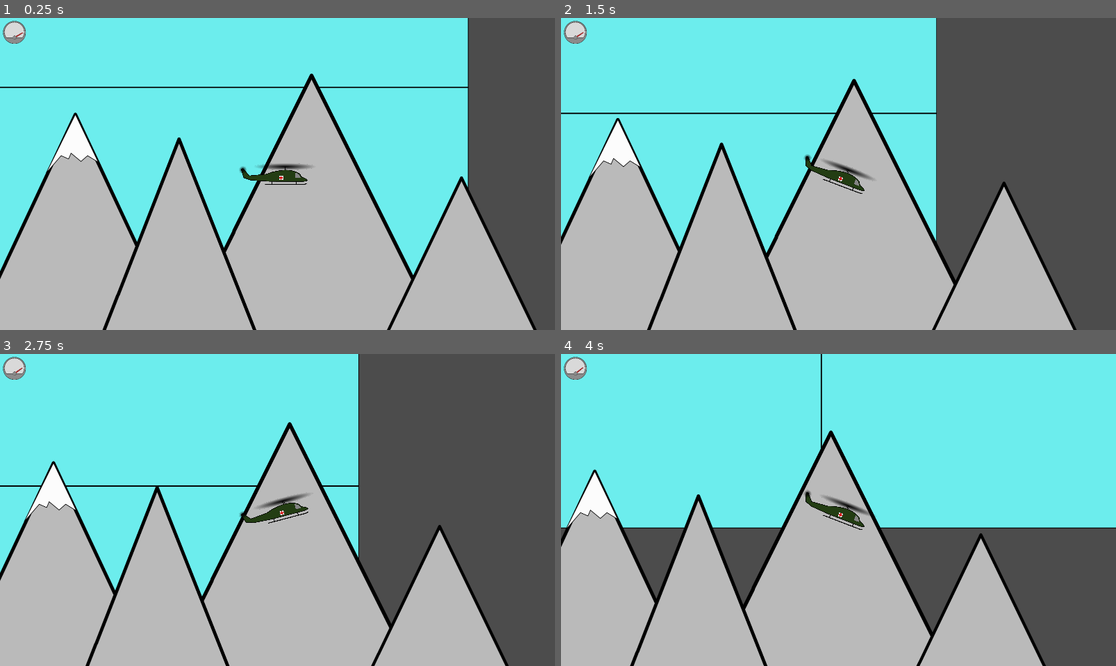
Above: before the commit, frames 1-4 (two rows, left to right).
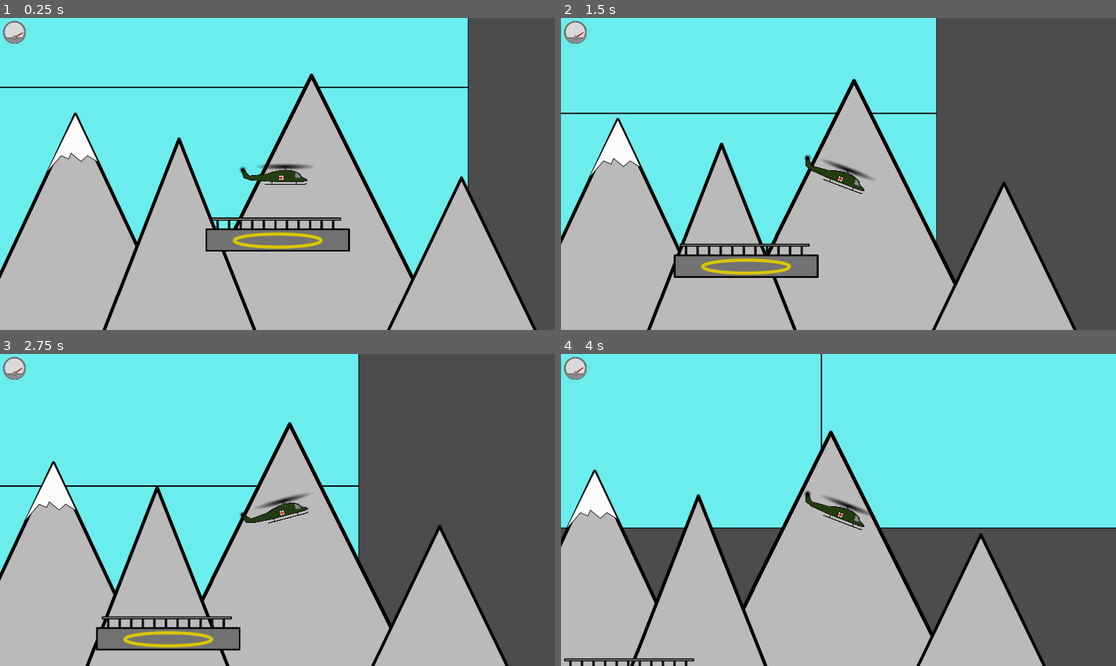
Above: after the commit, the same moments.

Repository: Inglo-Games/EvacHavoc2
Game: Godot game, scene res://scenes/level_template.tscn
Two runs of this game, one before a commit and one after it. Both use one fixed random seed, a clock stepped at 60 frames per second and the inputs below. This scene is started directly instead of the project's main scene.
Inputs (mouse positions are in pixels of both pictures, inside the frame that each line leads up to):
- Up to frame 1 (0.25 s): no input
- Up to frame 2 (1.5 s): tap Enter at 0.5 s; move the mouse to (960, 158) at 0.52 s; hold Right (move_right) from 0.53 s (still down); click (960, 158) at 0.67 s; tap Up (move_up) at 0.77 s; move the mouse to (727, 189) at 1.27 s
- Up to frame 3 (2.75 s): tap Up (move_up) at 1.52 s; move the mouse to (333, 441) at 2.02 s; release Right (move_right) at 2.03 s; hold Left (move_left) from 2.03 s (still down)
- Up to frame 4 (4 s): move the mouse to (810, 572) at 2.77 s; release Left (move_left) at 2.78 s; hold Right (move_right) from 2.78 s (still down); click (810, 572) at 2.92 s; tap Up (move_up) at 3.02, 3.77 s; move the mouse to (1005, 556) at 3.52 s

The runs differ from the first frame. In frame 1, 2.2% of the frame differs, in the area x 37-64%, y 63-75%; in frame 2, 2.4%, in the area x 20-47%, y 72-84%; in frame 3, 2.3%; in frame 4, 0.3%.

Commit message:
Adding helipad sprite and func

Diff:
--- /dev/null
+++ b/game/assets/sprites/helipad.svg
@@ -0,0 +1,181 @@
+<?xml version="1.0" encoding="UTF-8" standalone="no"?>
+<!-- Created with Inkscape (http://www.inkscape.org/) -->
+
+<svg
+   xmlns:dc="http://purl.org/dc/elements/1.1/"
+   xmlns:cc="http://creativecommons.org/ns#"
+   xmlns:rdf="http://www.w3.org/1999/02/22-rdf-syntax-ns#"
+   xmlns:svg="http://www.w3.org/2000/svg"
+   xmlns="http://www.w3.org/2000/svg"
+   xmlns:sodipodi="http://sodipodi.sourceforge.net/DTD/sodipodi-0.dtd"
+   xmlns:inkscape="http://www.inkscape.org/namespaces/inkscape"
+   width="500.0369"
+   height="118.447"
+   viewBox="0 0 132.3014 31.33909"
+   version="1.1"
+   id="svg8"
+   inkscape:version="0.92.4 5da689c313, 2019-01-14"
+   sodipodi:docname="helipad.svg">
+  <defs
+     id="defs2" />
+  <sodipodi:namedview
+     id="base"
+     pagecolor="#ffffff"
+     bordercolor="#666666"
+     borderopacity="1.0"
+     inkscape:pageopacity="0.0"
+     inkscape:pageshadow="2"
+     inkscape:zoom="1.4"
+     inkscape:cx="157.4062"
+     inkscape:cy="156.9192"
+     inkscape:document-units="mm"
+     inkscape:current-layer="layer2"
+     showgrid="false"
+     units="px"
+     width="500px"
+     inkscape:window-width="1680"
+     inkscape:window-height="983"
+     inkscape:window-x="0"
+     inkscape:window-y="0"
+     inkscape:window-maximized="1" />
+  <metadata
+     id="metadata5">
+    <rdf:RDF>
+      <cc:Work
+         rdf:about="">
+        <dc:format>image/svg+xml</dc:format>
+        <dc:type
+           rdf:resource="http://purl.org/dc/dcmitype/StillImage" />
+        <dc:title />
+      </cc:Work>
+    </rdf:RDF>
+  </metadata>
+  <g
+     inkscape:groupmode="layer"
+     id="layer2"
+     inkscape:label="railing"
+     transform="translate(0.0048646,-48.04077)">
+    <rect
+       style="opacity:1;fill:#c6c6c6;fill-opacity:1;fill-rule:nonzero;stroke:#060500;stroke-width:1.0583333;stroke-linecap:round;stroke-linejoin:round;stroke-miterlimit:4;stroke-dasharray:none;stroke-dashoffset:8.8157482;stroke-opacity:0.9793388;paint-order:stroke fill markers"
+       id="rect826"
+       width="1.133928"
+       height="10.77232"
+       x="10.58333"
+       y="50.08185" />
+    <rect
+       style="opacity:1;fill:#c6c6c6;fill-opacity:1;fill-rule:nonzero;stroke:#060500;stroke-width:1.0583335;stroke-linecap:round;stroke-linejoin:round;stroke-miterlimit:4;stroke-dasharray:none;stroke-dashoffset:8.8157482;stroke-opacity:0.9793388;paint-order:stroke fill markers"
+       id="rect826-3"
+       width="1.133928"
+       height="10.77232"
+       x="21.16667"
+       y="50.08185" />
+    <rect
+       style="opacity:1;fill:#c6c6c6;fill-opacity:1;fill-rule:nonzero;stroke:#060500;stroke-width:1.0583335;stroke-linecap:round;stroke-linejoin:round;stroke-miterlimit:4;stroke-dasharray:none;stroke-dashoffset:8.8157482;stroke-opacity:0.9793388;paint-order:stroke fill markers"
+       id="rect826-6"
+       width="1.133928"
+       height="10.77232"
+       x="31.75"
+       y="50.08185" />
+    <rect
+       style="opacity:1;fill:#c6c6c6;fill-opacity:1;fill-rule:nonzero;stroke:#060500;stroke-width:1.0583335;stroke-linecap:round;stroke-linejoin:round;stroke-miterlimit:4;stroke-dasharray:none;stroke-dashoffset:8.8157482;stroke-opacity:0.9793388;paint-order:stroke fill markers"
+       id="rect826-7"
+       width="1.133928"
+       height="10.77232"
+       x="42.33333"
+       y="50.08185" />
+    <rect
+       style="opacity:1;fill:#c6c6c6;fill-opacity:1;fill-rule:nonzero;stroke:#060500;stroke-width:1.0583335;stroke-linecap:round;stroke-linejoin:round;stroke-miterlimit:4;stroke-dasharray:none;stroke-dashoffset:8.8157482;stroke-opacity:0.9793388;paint-order:stroke fill markers"
+       id="rect826-5"
+       width="1.133928"
+       height="10.77232"
+       x="63.5"
+       y="50.08185" />
+    <rect
+       style="opacity:1;fill:#c6c6c6;fill-opacity:1;fill-rule:nonzero;stroke:#060500;stroke-width:1.0583335;stroke-linecap:round;stroke-linejoin:round;stroke-miterlimit:4;stroke-dasharray:none;stroke-dashoffset:8.8157482;stroke-opacity:0.9793388;paint-order:stroke fill markers"
+       id="rect826-35"
+       width="1.133928"
+       height="10.77232"
+       x="52.91667"
+       y="50.08185" />
+    <rect
+       style="opacity:1;fill:#c6c6c6;fill-opacity:1;fill-rule:nonzero;stroke:#060500;stroke-width:1.0583335;stroke-linecap:round;stroke-linejoin:round;stroke-miterlimit:4;stroke-dasharray:none;stroke-dashoffset:8.8157482;stroke-opacity:0.9793388;paint-order:stroke fill markers"
+       id="rect826-62"
+       width="1.133928"
+       height="10.77232"
+       x="74.08334"
+       y="50.08185" />
+    <rect
+       style="opacity:1;fill:#c6c6c6;fill-opacity:1;fill-rule:nonzero;stroke:#060500;stroke-width:1.0583335;stroke-linecap:round;stroke-linejoin:round;stroke-miterlimit:4;stroke-dasharray:none;stroke-dashoffset:8.8157482;stroke-opacity:0.9793388;paint-order:stroke fill markers"
+       id="rect826-9"
+       width="1.133928"
+       height="10.77232"
+       x="84.66666"
+       y="50.08185" />
+    <rect
+       style="opacity:1;fill:#c6c6c6;fill-opacity:1;fill-rule:nonzero;stroke:#060500;stroke-width:1.0583335;stroke-linecap:round;stroke-linejoin:round;stroke-miterlimit:4;stroke-dasharray:none;stroke-dashoffset:8.8157482;stroke-opacity:0.9793388;paint-order:stroke fill markers"
+       id="rect826-1"
+       width="1.133928"
+       height="10.77232"
+       x="95.25"
+       y="50.08185" />
+    <rect
+       style="opacity:1;fill:#c6c6c6;fill-opacity:1;fill-rule:nonzero;stroke:#060500;stroke-width:1.0583335;stroke-linecap:round;stroke-linejoin:round;stroke-miterlimit:4;stroke-dasharray:none;stroke-dashoffset:8.8157482;stroke-opacity:0.9793388;paint-order:stroke fill markers"
+       id="rect826-2"
+       width="1.133928"
+       height="10.77232"
+       x="105.8333"
+       y="50.08185" />
+    <rect
+       style="opacity:1;fill:#c6c6c6;fill-opacity:1;fill-rule:nonzero;stroke:#060500;stroke-width:1.0583335;stroke-linecap:round;stroke-linejoin:round;stroke-miterlimit:4;stroke-dasharray:none;stroke-dashoffset:8.8157482;stroke-opacity:0.9793388;paint-order:stroke fill markers"
+       id="rect826-70"
+       width="1.133928"
+       height="10.77232"
+       x="116.4167"
+       y="50.08185" />
+    <rect
+       style="opacity:1;fill:#c6c6c6;fill-opacity:1;fill-rule:nonzero;stroke:#060500;stroke-width:1.0583332;stroke-linecap:round;stroke-linejoin:round;stroke-miterlimit:4;stroke-dasharray:none;stroke-dashoffset:8.8157482;stroke-opacity:0.9793388;paint-order:stroke fill markers"
+       id="rect896"
+       width="117.9286"
+       height="1.700893"
+       x="5.858631"
+       y="48.56994" />
+  </g>
+  <g
+     inkscape:label="concrete"
+     inkscape:groupmode="layer"
+     id="layer1"
+     transform="translate(0.0048646,-265.6659)">
+    <rect
+       style="opacity:1;fill:#737373;fill-opacity:1;fill-rule:nonzero;stroke:#000000;stroke-width:1.5972291;stroke-linecap:round;stroke-linejoin:round;stroke-miterlimit:4;stroke-dasharray:none;stroke-dashoffset:8.8157482;stroke-opacity:1;paint-order:stroke fill markers"
+       id="rect815"
+       width="130.7042"
+       height="19.84375"
+       x="0.79375"
+       y="276.3626" />
+  </g>
+  <g
+     inkscape:groupmode="layer"
+     id="layer3"
+     inkscape:label="labels"
+     transform="translate(0.0048646,-48.04077)">
+    <ellipse
+       style="opacity:1;fill:#737373;fill-opacity:1;fill-rule:nonzero;stroke:#d9c700;stroke-width:2.9104166;stroke-linecap:round;stroke-linejoin:round;stroke-miterlimit:4;stroke-dasharray:none;stroke-dashoffset:8.8157482;stroke-opacity:1;paint-order:stroke fill markers"
+       id="path819"
+       cx="66.14584"
+       cy="69.07513"
+       rx="39.6875"
+       ry="5.953124" />
+    <text
+       xml:space="preserve"
+       style="font-style:normal;font-variant:normal;font-weight:normal;font-stretch:normal;font-size:17.9616661px;line-height:1.25;font-family:sans-serif;-inkscape-font-specification:sans-serif;letter-spacing:0px;word-spacing:0px;fill:#000000;fill-opacity:1;stroke:#d9c700;stroke-width:0.4490417;stroke-opacity:0"
+       x="-124.3615"
+       y="47.99356"
+       id="text850"
+       transform="matrix(0,-0.5892177,1.697166,0,0,0)"><tspan
+         sodipodi:role="line"
+         id="tspan848"
+         x="-124.3615"
+         y="47.99356"
+         style="font-style:normal;font-variant:normal;font-weight:normal;font-stretch:normal;font-size:20.3565578px;font-family:sans-serif;-inkscape-font-specification:sans-serif;fill:#d9cc00;fill-opacity:1;stroke:#d9c700;stroke-width:0.4490417;stroke-opacity:0">H</tspan></text>
+  </g>
+</svg>
--- a/game/scenes/level_template.tscn
+++ b/game/scenes/level_template.tscn
@@ -6,10 +6,11 @@
 [ext_resource path="res://scenes/dialog.tscn" type="PackedScene" id=4]
 [ext_resource path="res://assets/sprites/bg_sky.svg" type="Texture" id=5]
 [ext_resource path="res://assets/sprites/mountains01.svg" type="Texture" id=6]
+[ext_resource path="res://assets/sprites/helipad.svg" type="Texture" id=7]
 
-[sub_resource type="LineShape2D" id=2]
+[sub_resource type="LineShape2D" id=1]
 
-[sub_resource type="RectangleShape2D" id=1]
+[sub_resource type="RectangleShape2D" id=2]
 extents = Vector2( 160, 30 )
 
 [node name="level" type="Node2D"]
@@ -55,17 +56,18 @@
 [node name="ground" type="StaticBody2D" parent="."]
 
 [node name="shape" type="CollisionShape2D" parent="ground"]
-shape = SubResource( 2 )
+shape = SubResource( 1 )
 
 [node name="sprite" type="Sprite" parent="ground"]
 
 [node name="helipad" type="Area2D" parent="."]
-position = Vector2( 200, -30 )
+position = Vector2( 300, -30 )
 
 [node name="sprite" type="Sprite" parent="helipad"]
+texture = ExtResource( 7 )
 
 [node name="shape" type="CollisionShape2D" parent="helipad"]
-shape = SubResource( 1 )
+shape = SubResource( 2 )
 
 [node name="player" parent="." instance=ExtResource( 1 )]
 position = Vector2( 299.38, -239.914 )
--- a/game/scripts/level_template.gd
+++ b/game/scripts/level_template.gd
@@ -3,6 +3,7 @@
 var PausePopup = preload("res://scripts/pause_popup.gd")
 
 onready var player = $player
+onready var helipad = $helipad
 onready var fuel_gauge = $ui/gauge
 
 var dialogue_text = []
@@ -10,7 +11,8 @@
 func _ready():
 	player.connect("remaining_fuel", fuel_gauge, "_on_fuel_update")
 	for person in get_tree().get_nodes_in_group("people"):
-		person.connect("person_saved", self, "_on_person_saved")
+		#person.connect("person_saved", self, "_on_person_saved")
+		pass
 
 func _process(delta):
 	if Input.is_action_just_pressed("ui_cancel"):
@@ -31,3 +33,7 @@
 
 func _on_quit_game():
 	get_tree().quit()
+
+func _on_helipad_land(body):
+	if body is Player and len(get_tree().get_nodes_in_group("people")) == 0:
+		_on_quit_game()
Not shown, added: game/assets/sprites/helipad.svg.import
Not shown: 1 places in game/scenes/level_template.tscn that only renumber resources
